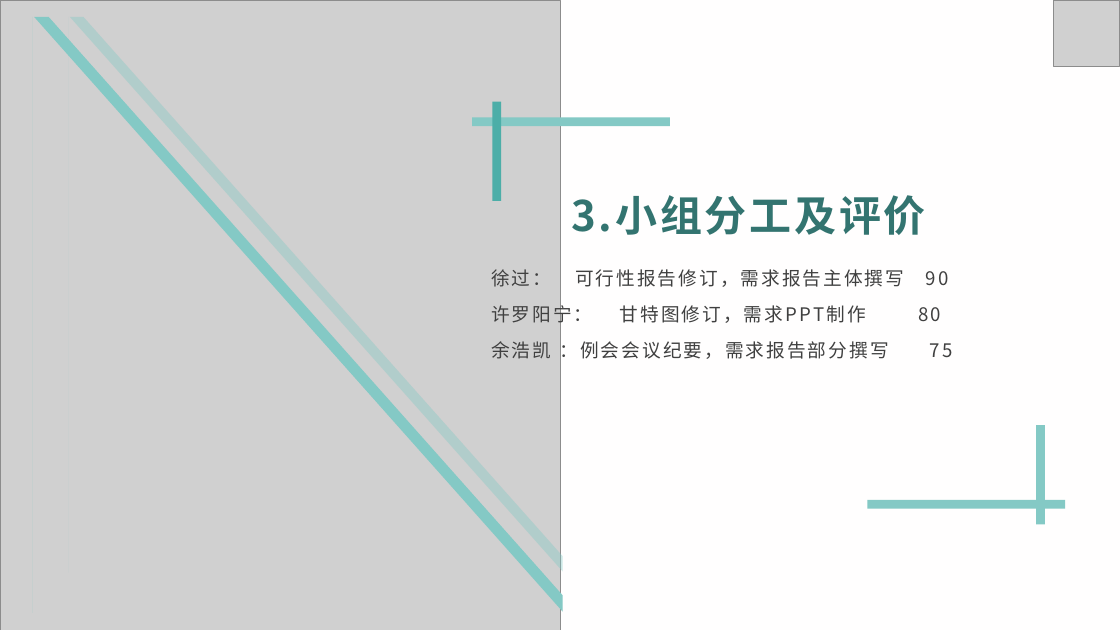
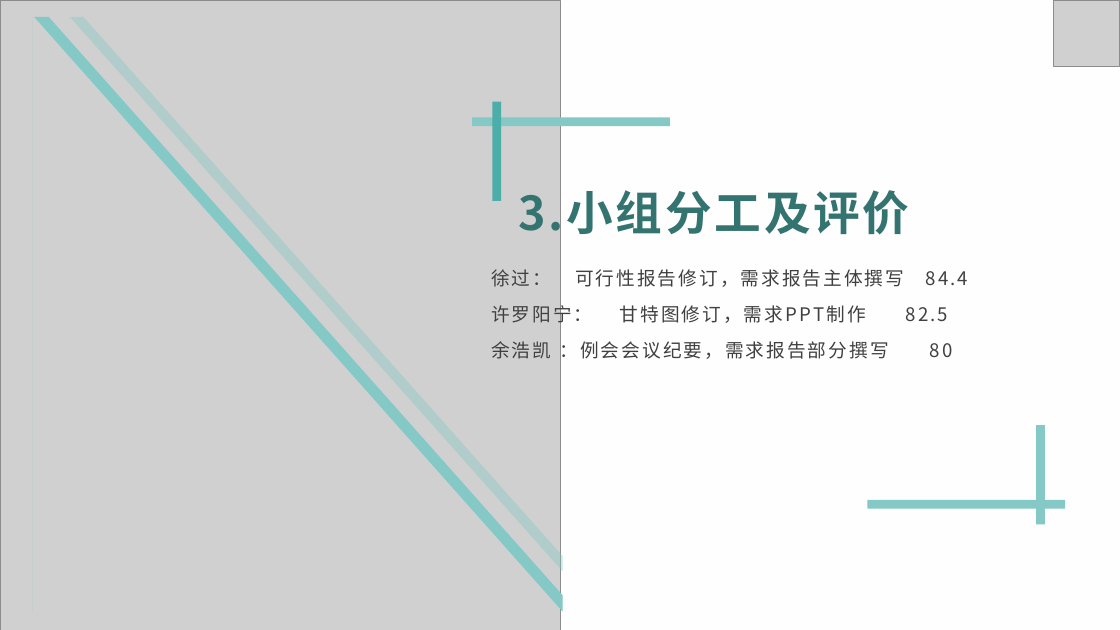
Before and after one commit to xlisses/ruang, a slide deck: slide 24 of Requirement_Statements/需求分析.pptx (slide 25 before the commit). Drawn at 1120x630 pixels with LibreOffice and Linux fonts; fonts in the diff are those of the drawing; grey boxes stand for pictures. Boxes give left, top, right and bottom in pixels: in the first picture for what was removed or moved away, otherwise in the second. Text is boxed around its words. In the diff, an @@ line names an element or a change of style, - is before the commit and + after.

```diff
--- a/Requirement_Statements/需求分析.pptx
+++ b/Requirement_Statements/需求分析.pptx
@@ text "3.小组分工及评价": place and size @@
-text "3.小组分工及评价" at box(571, 195, 926, 235)
+text "3.小组分工及评价" at box(518, 183, 909, 243)
@@ text "3.小组分工及评价" at box(518, 183, 909, 243): size 36 to 40 pt @@
@@ text at box(491, 269, 953, 363): text changed @@
-徐过： 可行性报告修订，需求报告主体撰写 90
-许罗阳宁： 甘特图修订，需求PPT制作 80
-余浩凯 ：例会会议纪要，需求报告部分撰写 75
+徐过： 可行性报告修订，需求报告主体撰写 84.4
+许罗阳宁： 甘特图修订，需求PPT制作 82.5
+余浩凯 ：例会会议纪要，需求报告部分撰写 80
```
Also in this commit, not shown: 1 other slide changed, 1 slide added, 2 slides removed, 1 other file.
